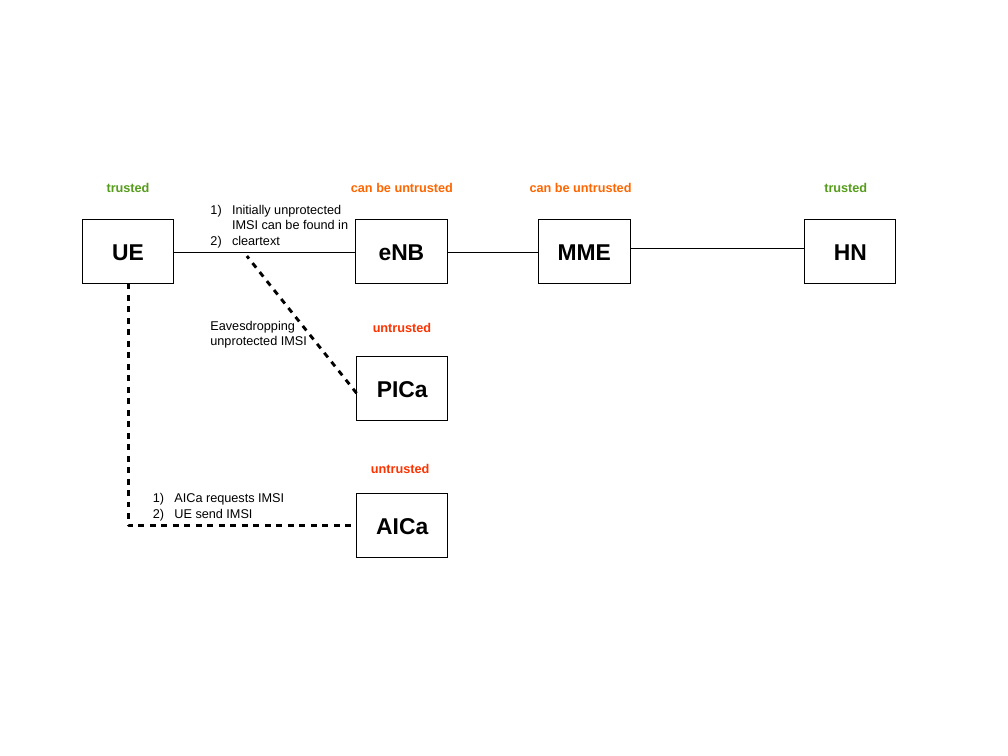
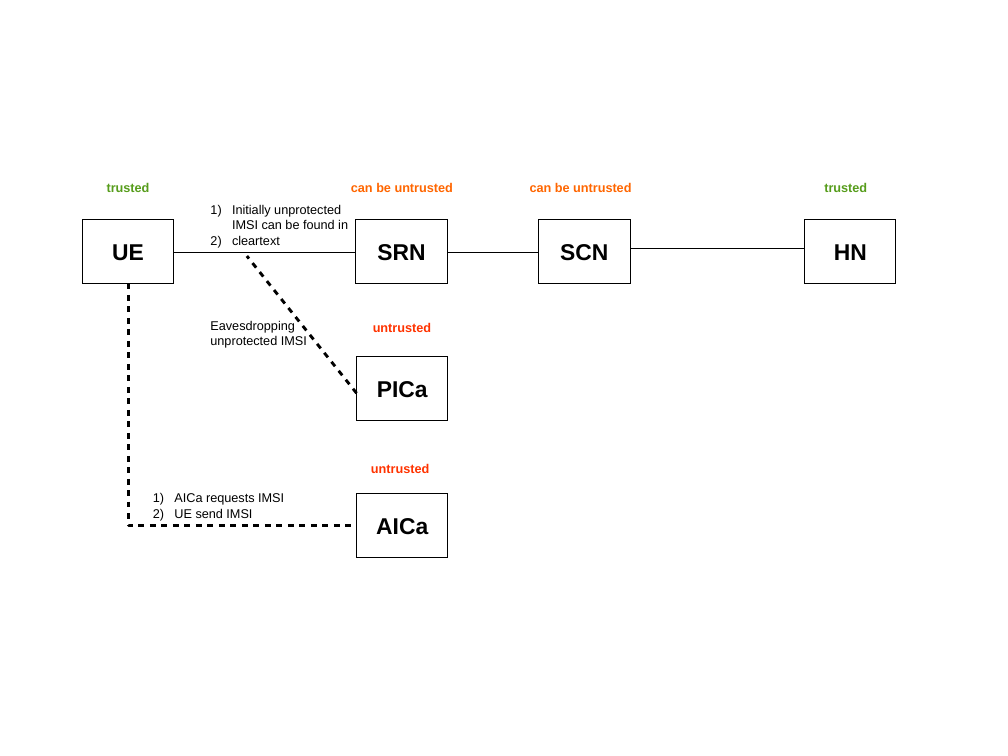
Before and after one commit to mdmohsinalikhan/5G, a slide deck: slide 1 of IBC/security_architecture_abstraction.odp. Drawn at 1008x756 pixels with LibreOffice and Linux fonts; fonts in the diff are those of the drawing. Boxes give left, top, right and bottom in pixels: in the first picture for what was removed or moved away, otherwise in the second. Text is boxed around its words. In the diff, an @@ line names an element or a change of style, - is before the commit and + after.

```diff
--- a/IBC/security_architecture_abstraction.odp
+++ b/IBC/security_architecture_abstraction.odp
@@ text in rectangle at [377,244,425,261]: text changed @@
-eNB
+SRN
@@ text in rectangle at [560,244,608,261]: text changed @@
-MME
+SCN
```
Also in this commit, not shown: 17 other files.
